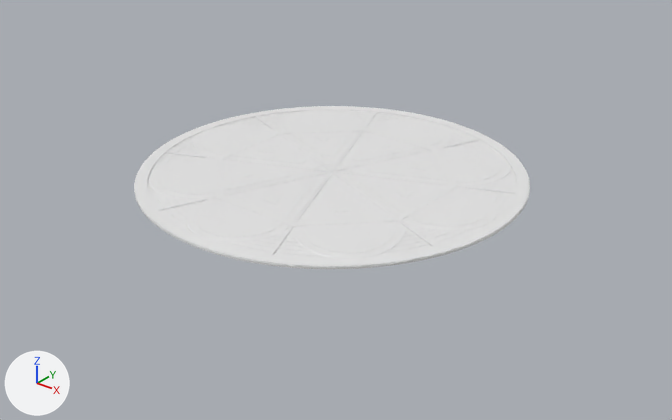
Renders of the FBX model Assets/FBX/Conrol_Rooms/Apple_Core_Floor.fbx from each side of a commit.
The view is the same before and after, from a camera (50 mm lens) standing at (5.08, -6.3, 3.51) and looking at (0.12, -0.1, -0.34). Arrows for +X, +Y and +Z are at lower left; the lights stay in place. Where no turn or scale is listed for an object, it has been applied to the vertices.
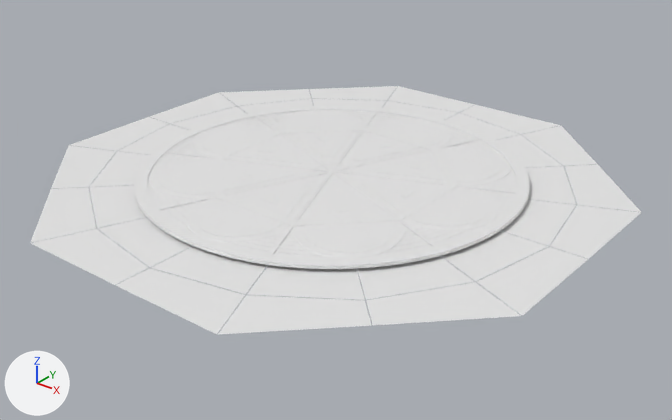
Location of each change, [x1, y1, x2, y2] in pixels of the pictures (672 x 420 px):
```json
{"object": "Circle.028", "change": "added", "after": [30, 86, 641, 335]}
{"object": "Circle.027", "change": "moved", "before": [148, 110, 511, 259], "after": [148, 110, 511, 259]}
```

The change, as JSON lines over the scene's bpy script:
```json
{"op": "add", "block": "me_circle_006", "code": ["me_circle_006 = bpy.data.meshes.new('Circle.006')", "me_circle_006.from_pydata(...)  # 128 vertices, 32 faces; spans x -2.6..2.6, y -2.6..2.6, z 0.0"]}
{"op": "set", "path": "ob_circle_027.location", "old": "(0.0, 0.0, 0.0)", "new": "(0.0, 0.0, 0.002)"}
{"op": "add", "block": "ob_circle_028", "code": ["ob_circle_028 = bpy.data.objects.new('Circle.028', me_circle_006)", "ob_circle_028.location = (0.0, 0.0, -0.057)"]}
```
